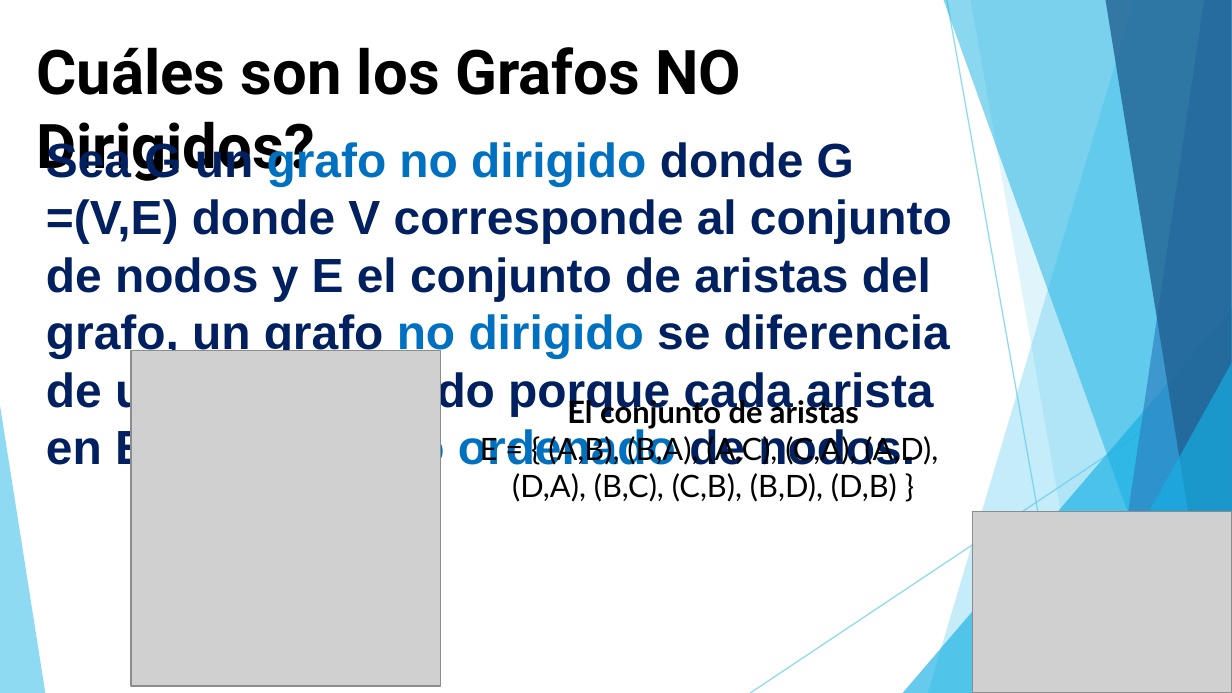
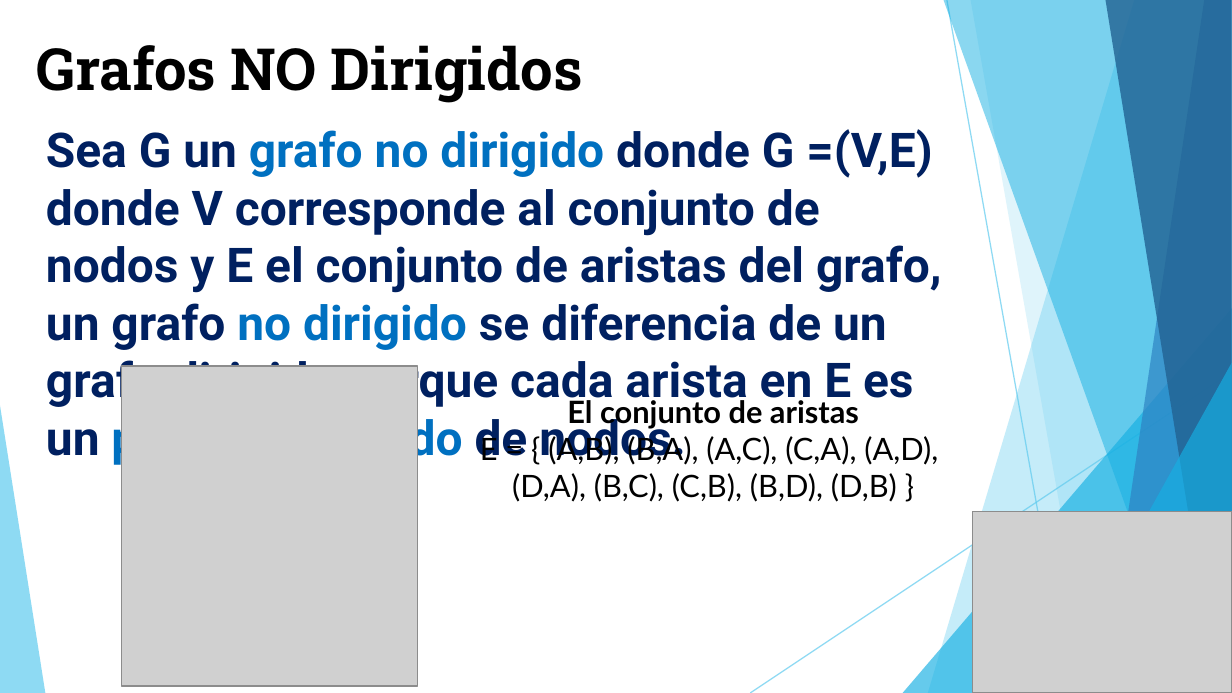
Before and after one commit to Yefri97/Introduction-to-Graph-Theory, a slide deck: slide 7 of PRESENTACIÓN TALLER GRAFOS.pptx. Drawn at 1232x693 pixels with LibreOffice and Linux fonts; fonts in the diff are those of the drawing; grey boxes stand for pictures. Boxes give left, top, right and bottom in pixels: in the first picture for what was removed or moved away, otherwise in the second. Text is boxed around its words. In the diff, an @@ line names an element or a change of style, - is before the commit and + after.

Commit message:
Presentación Taller Grafos - BFS

```diff
--- a/PRESENTACIÓN TALLER GRAFOS.pptx
+++ b/PRESENTACIÓN TALLER GRAFOS.pptx
@@ text at (36, 45, 582, 103): text changed; size 36 to 34 pt; font Roboto to Roboto Slab @@
-Cuáles son los Grafos NO Dirigidos?
+Grafos NO Dirigidos
@@ text "Sea G un grafo no ...": place and size @@
-text "Sea G un grafo no ..." at (46, 139, 952, 474)
+text "Sea G un grafo no ..." at (46, 129, 942, 466)
@@ text "Sea G un grafo no ..." at (46, 129, 942, 466): font Arial to Roboto @@
@@ picture: place and size @@
-picture at (131, 351, 441, 686)
+picture at (121, 366, 416, 686)
```
Also in this commit, not shown: 6 other slides changed, 5 slides added, 1 slide removed.
